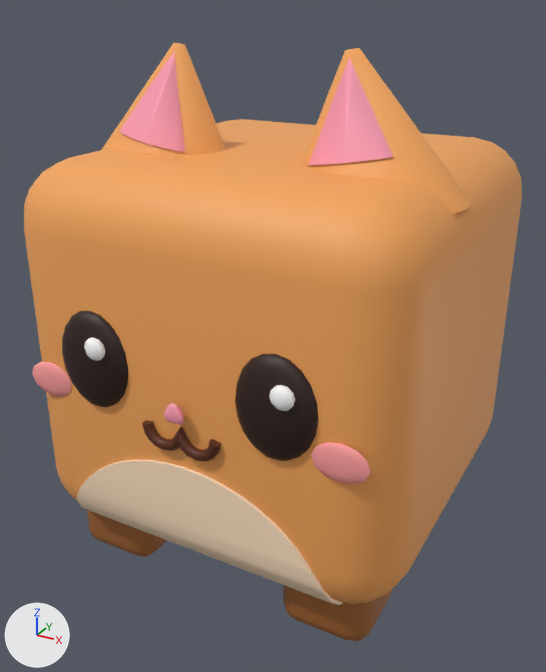
A saved change to the glTF model art/models/Kitty.glb.
Rendered twice from a camera (50 mm lens) standing at (1.75, -3.35, 2.78) and looking at (-0.13, 0.08, 1.07). Every picture has the same lights, and +X, +Y and +Z are marked at lower left. The first picture is the older version. Vertices at exactly the same position are counted once.

The scene before the commit, as lines of its bpy script (objects in view):
```python
me_cube = bpy.data.meshes.new('Cube')
me_cube.from_pydata(...)  # 1688 vertices, 3300 faces; spans x -1.0..1.0, y -1.09..1.66, z -1.19..1.42
me_cube.materials.append(mat_kittypalette)  # picture img_kitty_palette
ob_kitty = bpy.data.objects.new('Kitty', me_cube)
ob_kitty.location = (0.0, 0.0, 1.19)
```
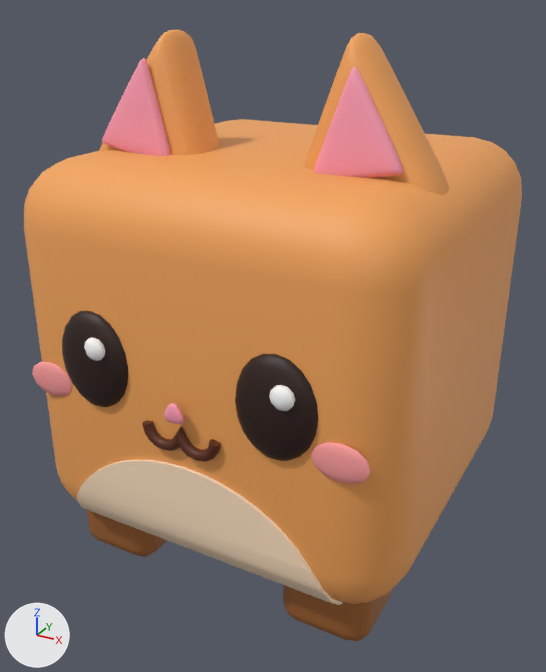
Location of each change, (x1, y1, x2, y2) in pixels of the pictures (546 x 672 px):
'Kitty', reshaped: before (24, 43, 522, 641); after (24, 30, 522, 641)
part 1 of me_cube, rebuilt: before (102, 43, 225, 155); after (99, 30, 220, 155)
part 2 of me_cube, rebuilt (15% narrower): before (301, 48, 472, 214); after (304, 33, 449, 195)
part 3 of me_cube, added (pink): after (102, 58, 171, 156)
part 4 of me_cube, added (pink): after (313, 66, 403, 178)
part 5 of me_cube, deleted (pink): before (119, 51, 185, 152)
part 6 of me_cube, deleted (pink): before (308, 58, 393, 165)

The change, as a list of edits to the scene's bpy script:
```text
Change me_cube:
    used by ob_kitty; location = (0.0, 0.0, 1.19)
    remove me_cube.from_pydata(...)  # 1688 vertices, 3300 faces; spans x -1.0..1.0, y -1.09..1.66, z -1.19..1.42
    add me_cube.from_pydata(...)  # 2470 vertices, 4864 faces; spans x -1.0..1.0, y -1.09..1.66, z -1.19..1.48
    me_cube part 1: the loose piece of 48 vertices spanning x -0.98..-0.12, y -0.59..0.03, z 0.67..1.42 is rebuilt with 290 vertices and now spans x -0.9..-0.2, y -0.48..-0.1, z 0.68..1.48
    me_cube part 2: the loose piece of 48 vertices spanning x 0.12..0.98, y -0.59..0.03, z 0.67..1.42 is rebuilt with 290 vertices and now spans x 0.2..0.9, y -0.48..-0.1, z 0.68..1.48
    me_cube part 3: a new loose piece of 164 vertices spanning x -0.76..-0.36, y -0.52..-0.42, z 0.9..1.37, in mat_kittypalette (picture img_kitty_palette)
    me_cube part 4: a new loose piece of 164 vertices spanning x 0.36..0.76, y -0.52..-0.42, z 0.9..1.37, in mat_kittypalette (picture img_kitty_palette)
    me_cube part 5
    15 vertices are removed from x -0.69..-0.32, y -0.49..-0.28, z 0.96..1.39
    26 faces are deleted
    me_cube part 6
    15 vertices are removed from x 0.32..0.69, y -0.49..-0.28, z 0.96..1.39
    26 faces are deleted
```
